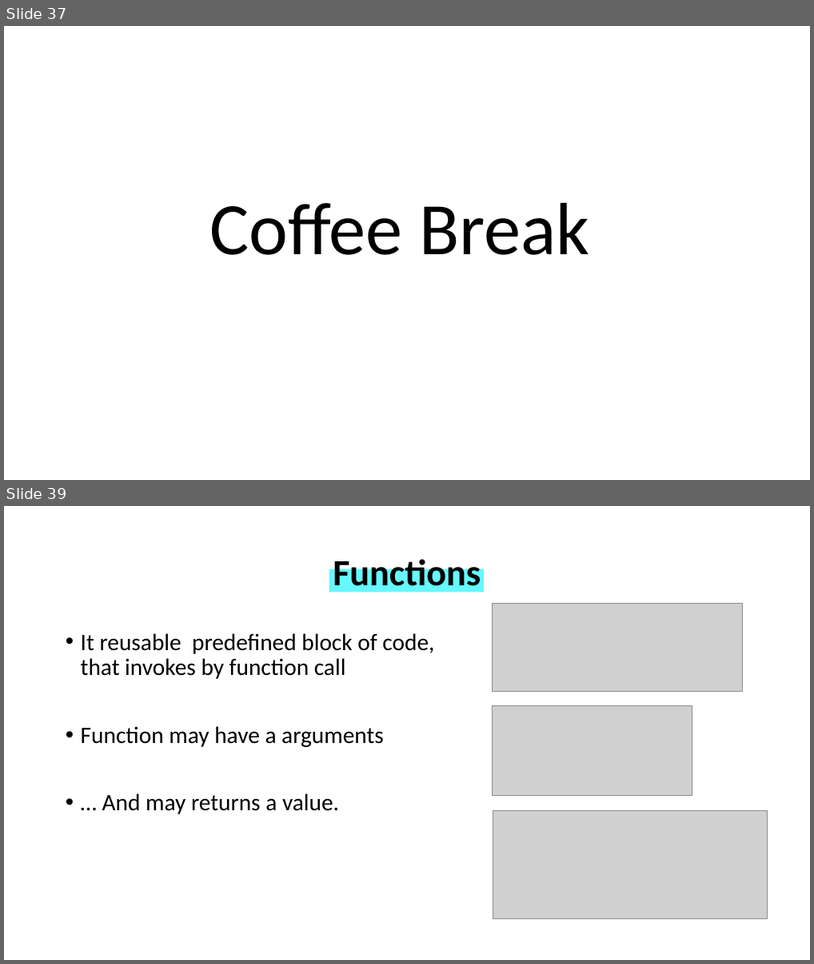
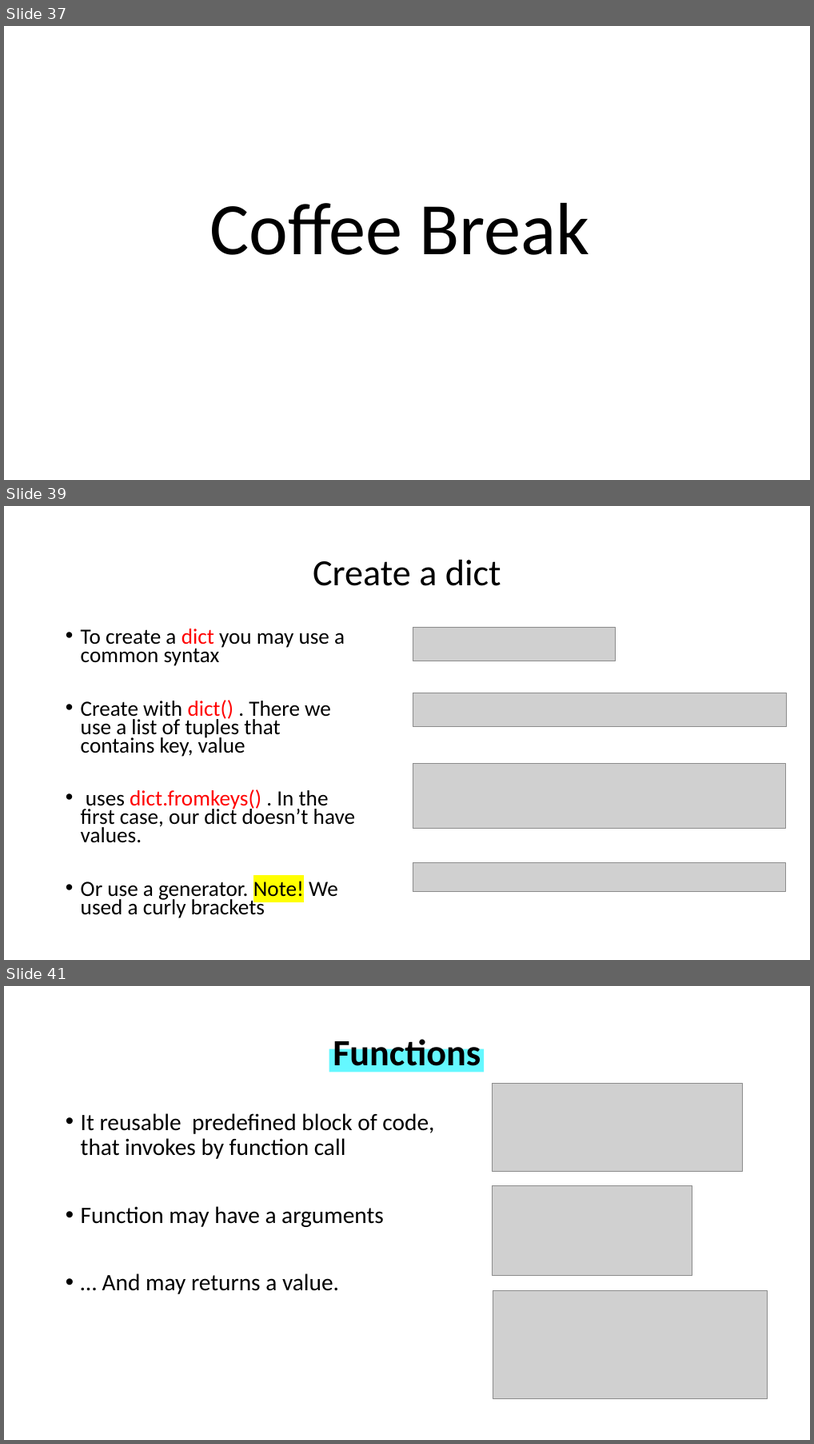
Before and after one commit to WonderLuc/brother-bootcamp, a slide deck: python 101/python_101.pptx. Shown one above the other, each under a label of ours: slides 37 and 39 before the commit, slides 37, 39 and 41 after it; the slides between them are not shown. The pictures are 814x964 and 814x1444 pixels, drawn with LibreOffice and Linux fonts; fonts in the diff are those of the drawing; grey boxes stand for pictures; background and template pictures are left out. Boxes give left, top, right and bottom in pixels: in the first picture for what was removed or moved away, otherwise in the second. Text is boxed around its words. In the diff, an @@ line names an element or a change of style, - is before the commit and + after.

Commit message:
feat: add dict base section

```diff
--- a/python 101/python_101.pptx
+++ b/python 101/python_101.pptx
@@ slide 39 added at bbox=[4, 506, 810, 960], background picture (left out) @@
@@ title added at bbox=[313, 560, 502, 586], 44 pt, text #000000 @@
+Create a dict
@@ text added at bbox=[81, 628, 355, 918], 25.9 pt, text #000000 @@
+• To create a dict you may use a common syntax
+• Create with dict() . There we use a list of tuples that contains key, value
+• uses dict.fromkeys() . In the first case, our dict doesn’t have values.
+• Or use a generator. Note! We used a curly brackets
@@ picture added at bbox=[414, 627, 616, 661] @@
@@ picture added at bbox=[414, 693, 787, 727] @@
@@ picture added at bbox=[414, 764, 786, 828] @@
@@ picture added at bbox=[414, 862, 786, 892] @@
@@ what was slide 39 is now slide 41 @@
```
Also in this commit, not shown: 2 slides changed, 2 other slides added, 1 slide removed, 3 other files.
